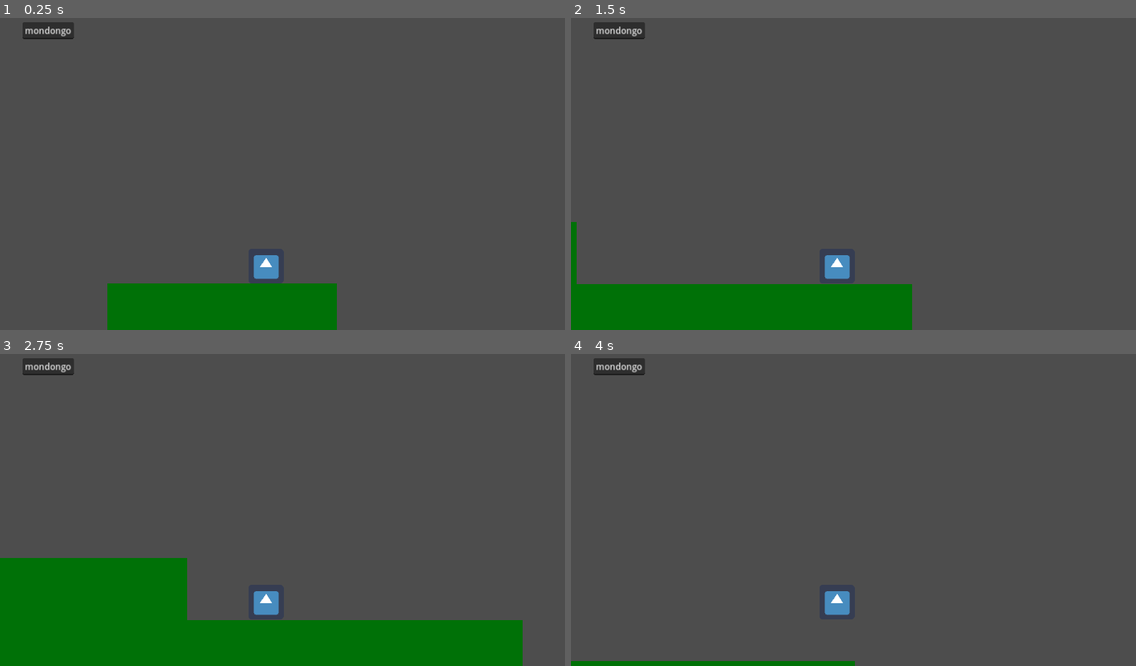
Above: before the commit, frames 1-4 (two rows, left to right).
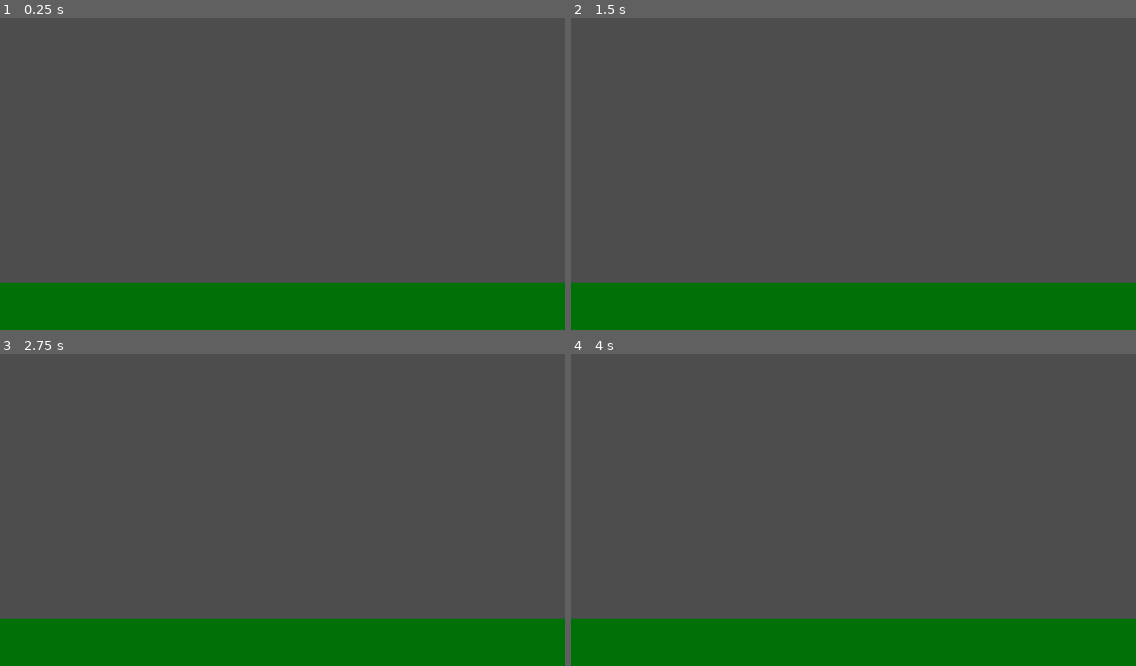
Above: after the commit, the same moments.

Repository: jorgbell/ISJ23
Game: Godot game, scene res://scenes/levels/DemoScene.tscn
Two runs of this game, one before a commit and one after it. Both use one fixed random seed, a clock stepped at 60 frames per second and the inputs below. Before the commit the project starts from res://DemoScene.tscn. The engine's default icon, where the game draws it, is replaced by a stand-in: a white triangle on a blue panel in a dark square.
Inputs:
- Up to frame 1 (0.25 s): no input
- Up to frame 2 (1.5 s): tap Enter at 0.5 s; hold Right (move_right) from 0.53 s (still down); tap Up (jump) at 0.77 s
- Up to frame 3 (2.75 s): tap Up (jump) at 1.52 s; release Right (move_right) at 2.03 s; hold Left (move_left) from 2.03 s (still down)
- Up to frame 4 (4 s): release Left (move_left) at 2.78 s; hold Right (move_right) from 2.78 s (still down); tap Up (jump) at 3.02, 3.77 s

The runs differ from the first frame. In frame 1, 9.9% of the frame differs, in the area x 0-100%, y 1-100%; in frame 2, 7.3%; in frame 3, 8.6%; in frame 4, 15%.

Commit message:
Reorganizacion del proyecto y eliminada escena de GUI para hacer una nueva

Diff:
--- a/PlatformerController2D/DemoScene.tscn
+++ /dev/null
@@ -1,80 +0,0 @@
-[gd_scene load_steps=8 format=3 uid="uid://cqfhnpb7xftpo"]
-
-[ext_resource type="Script" path="res://platformer_controller/platformer_controller.gd" id="1"]
-[ext_resource type="Texture2D" uid="uid://di5a1pv5iuup3" path="res://icon.png" id="2"]
-[ext_resource type="PackedScene" uid="uid://fh82gxa5sjxi" path="res://GUI.tscn" id="3_yo151"]
-
-[sub_resource type="RectangleShape2D" id="1"]
-size = Vector2(1024, 112)
-
-[sub_resource type="RectangleShape2D" id="2"]
-size = Vector2(416, 112)
-
-[sub_resource type="RectangleShape2D" id="3"]
-size = Vector2(64, 608)
-
-[sub_resource type="RectangleShape2D" id="4"]
-size = Vector2(64, 64)
-
-[node name="Main" type="Node2D"]
-
-[node name="StaticBody2D" type="StaticBody2D" parent="."]
-position = Vector2(520, 544)
-
-[node name="ColorRect" type="ColorRect" parent="StaticBody2D"]
-offset_left = -520.0
-offset_top = -56.0
-offset_right = 504.0
-offset_bottom = 56.0
-color = Color(0, 0.443137, 0.027451, 1)
-
-[node name="CollisionShape2D" type="CollisionShape2D" parent="StaticBody2D"]
-position = Vector2(-8, 0)
-shape = SubResource("1")
-
-[node name="StaticBody2D2" type="StaticBody2D" parent="."]
-position = Vector2(520, 360)
-
-[node name="ColorRect" type="ColorRect" parent="StaticBody2D2"]
-offset_left = -520.0
-offset_top = 16.0
-offset_right = -104.0
-offset_bottom = 128.0
-color = Color(0, 0.443137, 0.027451, 1)
-
-[node name="CollisionShape2D" type="CollisionShape2D" parent="StaticBody2D2"]
-position = Vector2(-312, 72)
-shape = SubResource("2")
-
-[node name="StaticBody2D3" type="StaticBody2D" parent="."]
-position = Vector2(520, 360)
-
-[node name="CollisionShape2D" type="CollisionShape2D" parent="StaticBody2D3"]
-position = Vector2(-552, -64)
-shape = SubResource("3")
-
-[node name="CollisionShape2D2" type="CollisionShape2D" parent="StaticBody2D3"]
-position = Vector2(536, -64)
-shape = SubResource("3")
-
-[node name="PlatformerController2D" type="CharacterBody2D" parent="."]
-position = Vector2(288, 320)
-script = ExtResource("1")
-
-[node name="Camera2D" type="Camera2D" parent="PlatformerController2D"]
-position = Vector2(30, -184)
-
-[node name="Control" parent="PlatformerController2D/Camera2D" instance=ExtResource("3_yo151")]
-offset_left = -510.0
-offset_top = -298.0
-offset_right = -510.0
-offset_bottom = -298.0
-
-[node name="icon" type="Sprite2D" parent="PlatformerController2D"]
-texture = ExtResource("2")
-
-[node name="CollisionShape2D" type="CollisionShape2D" parent="PlatformerController2D"]
-shape = SubResource("4")
-
-[node name="RemoteTransform2D" type="RemoteTransform2D" parent="PlatformerController2D"]
-position = Vector2(-288, -320)
--- a/PlatformerController2D/GUI.tscn
+++ /dev/null
@@ -1,18 +0,0 @@
-[gd_scene format=3 uid="uid://fh82gxa5sjxi"]
-
-[node name="Control" type="Control"]
-layout_mode = 3
-anchors_preset = 15
-anchor_right = 1.0
-anchor_bottom = 1.0
-grow_horizontal = 2
-grow_vertical = 2
-
-[node name="LineEdit" type="LineEdit" parent="."]
-layout_mode = 0
-offset_left = 39.0
-offset_top = 39.0
-offset_right = 132.0
-offset_bottom = 70.0
-text = "mondongo"
-expand_to_text_length = true
--- a/PlatformerController2D/project.godot
+++ b/PlatformerController2D/project.godot
@@ -11,7 +11,7 @@
 [application]
 
 config/name="PlatformerController2D"
-run/main_scene="res://DemoScene.tscn"
+run/main_scene="res://scenes/levels/DemoScene.tscn"
 config/features=PackedStringArray("4.1")
 config/icon="res://icon.png"
 
--- /dev/null
+++ b/PlatformerController2D/scenes/characters/platformer_controller_2d.tscn
@@ -0,0 +1,26 @@
+[gd_scene load_steps=5 format=3 uid="uid://burmqfuq3egwc"]
+
+[ext_resource type="Script" path="res://scripts/platformer_controller.gd" id="1_kd26g"]
+[ext_resource type="PackedScene" uid="uid://fh82gxa5sjxi" path="res://scenes/ui/GUI.tscn" id="2_3tll3"]
+[ext_resource type="Texture2D" uid="uid://di5a1pv5iuup3" path="res://icon.png" id="3_uqihs"]
+
+[sub_resource type="RectangleShape2D" id="4"]
+size = Vector2(64, 64)
+
+[node name="PlatformerController2D" type="CharacterBody2D"]
+position = Vector2(288, 320)
+script = ExtResource("1_kd26g")
+
+[node name="Camera2D" type="Camera2D" parent="."]
+position = Vector2(27, -75)
+position_smoothing_enabled = true
+position_smoothing_speed = 3.0
+editor_draw_limits = true
+
+[node name="Control" parent="Camera2D" instance=ExtResource("2_3tll3")]
+
+[node name="icon" type="Sprite2D" parent="."]
+texture = ExtResource("3_uqihs")
+
+[node name="CollisionShape2D" type="CollisionShape2D" parent="."]
+shape = SubResource("4")
--- /dev/null
+++ b/PlatformerController2D/scenes/levels/DemoScene.tscn
@@ -0,0 +1,52 @@
+[gd_scene load_steps=4 format=3 uid="uid://cqfhnpb7xftpo"]
+
+[sub_resource type="RectangleShape2D" id="1"]
+size = Vector2(1024, 112)
+
+[sub_resource type="RectangleShape2D" id="2"]
+size = Vector2(416, 112)
+
+[sub_resource type="RectangleShape2D" id="3"]
+size = Vector2(64, 608)
+
+[node name="Main" type="Node2D"]
+
+[node name="suelo" type="StaticBody2D" parent="."]
+position = Vector2(27, 896)
+scale = Vector2(3.76, 6.81)
+
+[node name="ColorRect" type="ColorRect" parent="suelo"]
+offset_left = -520.0
+offset_top = -56.0
+offset_right = 504.0
+offset_bottom = 56.0
+color = Color(0, 0.443137, 0.027451, 1)
+
+[node name="CollisionShape2D" type="CollisionShape2D" parent="suelo"]
+position = Vector2(-8, 0)
+shape = SubResource("1")
+
+[node name="StaticBody2D2" type="StaticBody2D" parent="."]
+position = Vector2(-889, 360)
+
+[node name="ColorRect" type="ColorRect" parent="StaticBody2D2"]
+offset_left = -520.0
+offset_top = 16.0
+offset_right = -104.0
+offset_bottom = 128.0
+color = Color(0, 0.443137, 0.027451, 1)
+
+[node name="CollisionShape2D" type="CollisionShape2D" parent="StaticBody2D2"]
+position = Vector2(-312, 72)
+shape = SubResource("2")
+
+[node name="paredes" type="StaticBody2D" parent="."]
+position = Vector2(-889, 360)
+
+[node name="izq" type="CollisionShape2D" parent="paredes"]
+position = Vector2(-1044, -64)
+shape = SubResource("3")
+
+[node name="der" type="CollisionShape2D" parent="paredes"]
+position = Vector2(2813, -64)
+shape = SubResource("3")
Renamed: PlatformerController2D/platformer_controller/platformer_controller.gd -> PlatformerController2D/scripts/platformer_controller.gd
